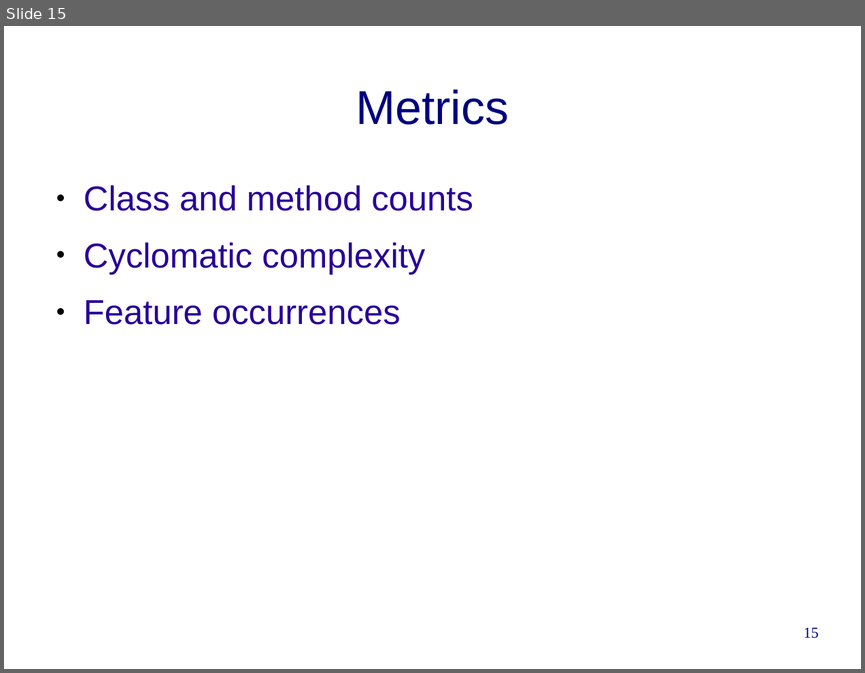
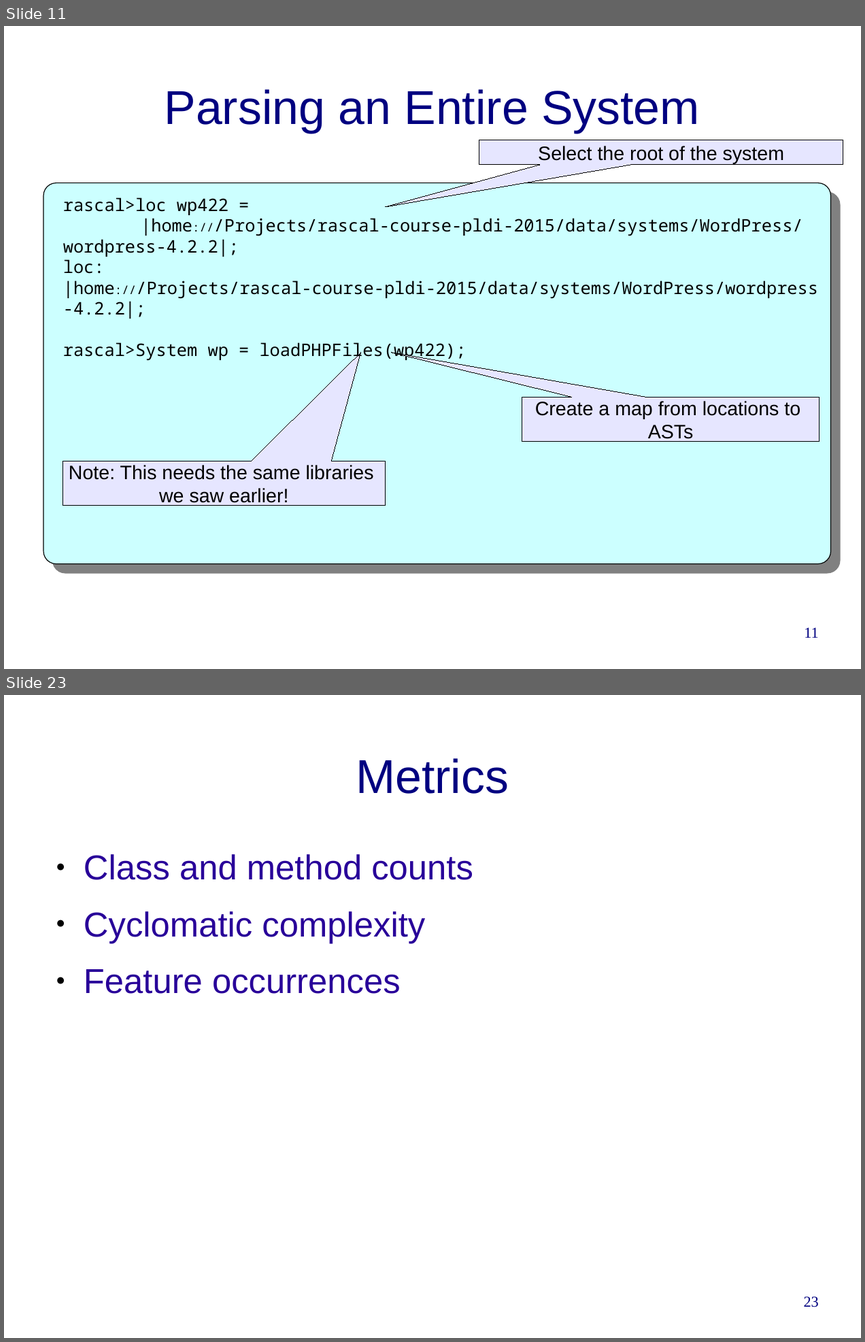
Before and after one commit to cwi-swat/rascal-course-pldi-2015, a slide deck: presentations/PHP-analysis.odp. Shown one above the other, each under a label of ours: slide 15 before the commit, slides 11 and 23 after it; the slides between them are not shown. The pictures are 865x673 and 865x1342 pixels, drawn with LibreOffice and Linux fonts; fonts in the diff are those of the drawing; background and template pictures are left out. Boxes give left, top, right and bottom in pixels: in the first picture for what was removed or moved away, otherwise in the second. Text is boxed around its words. In the diff, an @@ line names an element or a change of style, - is before the commit and + after.

```diff
--- a/presentations/PHP-analysis.odp
+++ b/presentations/PHP-analysis.odp
@@ slide 11 added at [4, 26, 861, 669], background #FFFFFF @@
@@ title added at [164, 89, 700, 133], 44 pt, text #000080 @@
+Parsing an Entire System
@@ speech box added at [479, 140, 844, 165], fill #E6E6FF, outline #000000 0 pt, 18 pt, text #000000 @@
+Select the root of the system
@@ rounded rectangle added at [43, 183, 832, 564], fill #CCFFFF, outline #000000 0.74 pt @@
@@ text added at [63, 197, 818, 361], 16 pt, text #000000 @@
+rascal>loc wp422 =
+|home:///Projects/rascal-course-pldi-2015/data/systems/WordPress/wordpress-4.2.2|;
+loc: |home:///Projects/rascal-course-pldi-2015/data/systems/WordPress/wordpress-4.2.2|;
+rascal>System wp = loadPHPFiles(wp422);
@@ speech box added at [521, 397, 819, 441], fill #E6E6FF, outline #000000 0 pt, 18 pt, text #000000 @@
+Create a map from locations to
+ASTs
@@ speech box added at [63, 461, 385, 505], fill #E6E6FF, outline #000000 0 pt, 18 pt, text #000000 @@
+Note: This needs the same libraries
+we saw earlier!
@@ page number added at [804, 627, 818, 637], 14 pt, text #000080 @@
+11
@@ what was slide 15 is now slide 23 @@
@@ page number at [804, 1296, 819, 1307]: text changed @@
-15
+23
```
Also in this commit, not shown: 6 slides changed, 15 other slides added, 9 slides removed, 1 other file.
